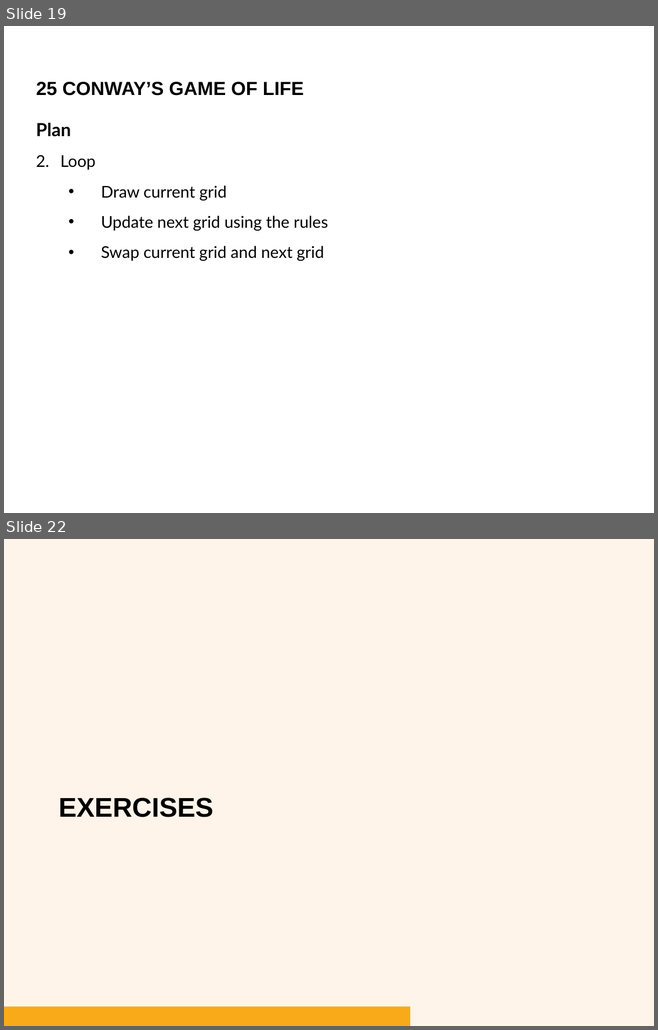
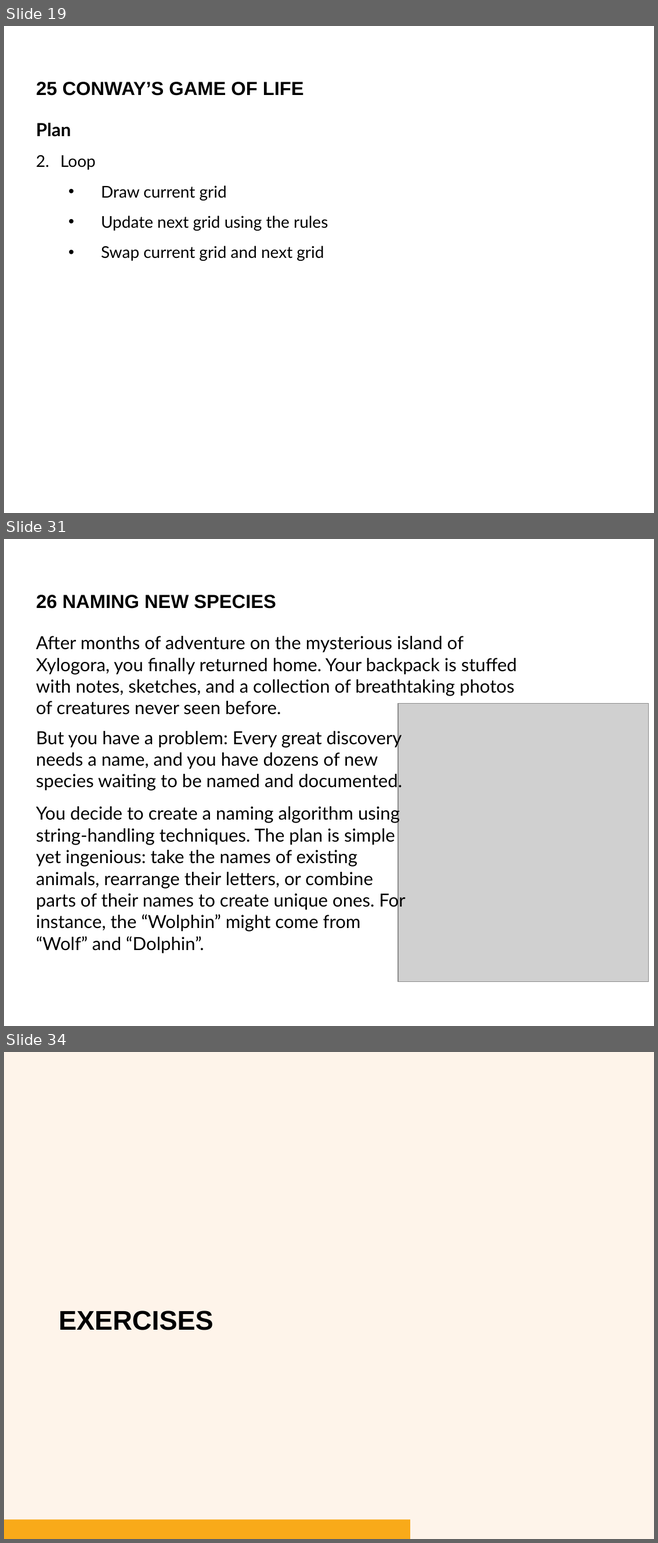
Before and after one commit to bryanbsun/pythonps, a slide deck: Python Problem Solver 2.pptx. Shown one above the other, each under a label of ours: slides 19 and 22 before the commit, slides 19, 31 and 34 after it; the slides between them are not shown. The pictures are 658x1030 and 658x1543 pixels, drawn with LibreOffice and Linux fonts; fonts in the diff are those of the drawing; grey boxes stand for pictures; background and template pictures are left out. Boxes give left, top, right and bottom in pixels: in the first picture for what was removed or moved away, otherwise in the second. Text is boxed around its words. In the diff, an @@ line names an element or a change of style, - is before the commit and + after.

Commit message:
On branch main  Your branch is up to date with 'origin/main'.
 Changes to be committed:
	new file:   .gitignore
	modified:   .vscode/settings.json
	modified:   Python Problem Solver 2.pptx
	new file:   w11e2-life.py

```diff
--- a/Python Problem Solver 2.pptx
+++ b/Python Problem Solver 2.pptx
@@ slide 31 added at <box>4,539,654,1026</box>, background #FFFFFF @@
@@ text added at <box>36,595,275,609</box>, 21 pt, text #000000, bold @@
+26 NAMING NEW SPECIES
@@ text added at <box>36,636,517,715</box>, 20 pt, text #000000 @@
+After months of adventure on the mysterious island of Xylogora, you finally returned home. Your backpack is stuffed with notes, sketches, and a collection of breathtaking photos of creatures never seen before.
@@ picture added at <box>398,703,648,982</box> @@
@@ text added at <box>36,729,405,953</box>, 20 pt, text #000000 @@
+But you have a problem: Every great discovery needs a name, and you have dozens of new species waiting to be named and documented.
+You decide to create a naming algorithm using string-handling techniques. The plan is simple yet ingenious: take the names of existing animals, rearrange their letters, or combine parts of their names to create unique ones. For instance, the “Wolphin” might come from “Wolf” and “Dolphin”.
@@ what was slide 22 is now slide 34 @@
```
Also in this commit, not shown: 2 slides changed, 12 other slides added, 1 slide removed, 2 other files.
